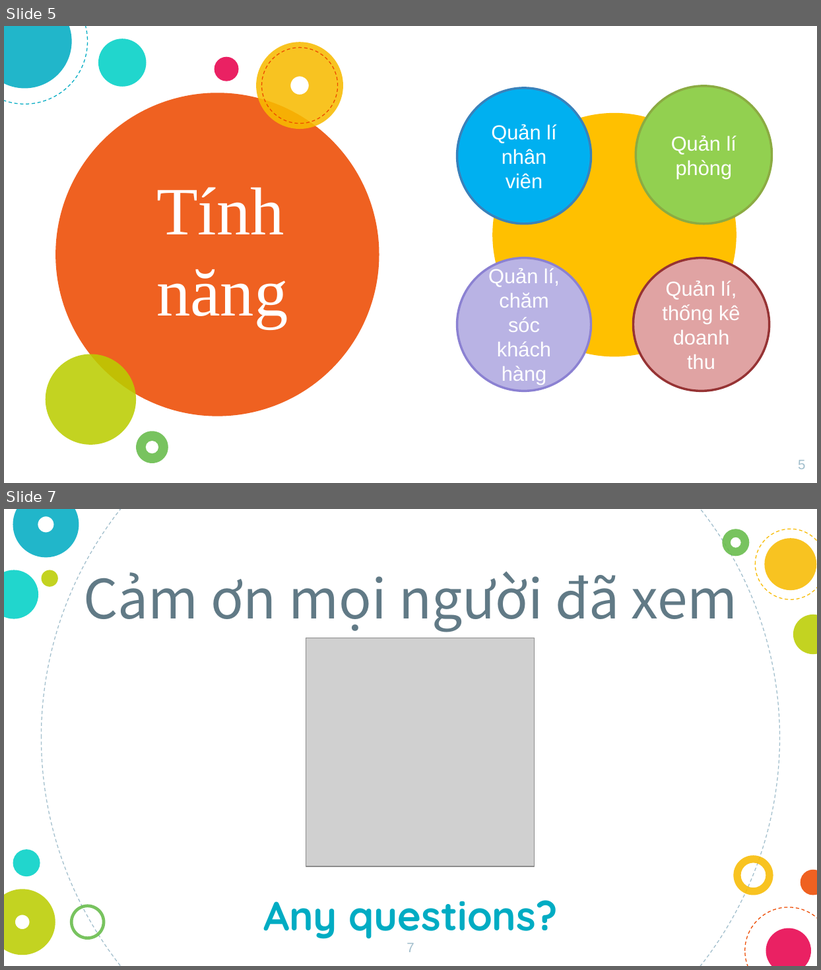
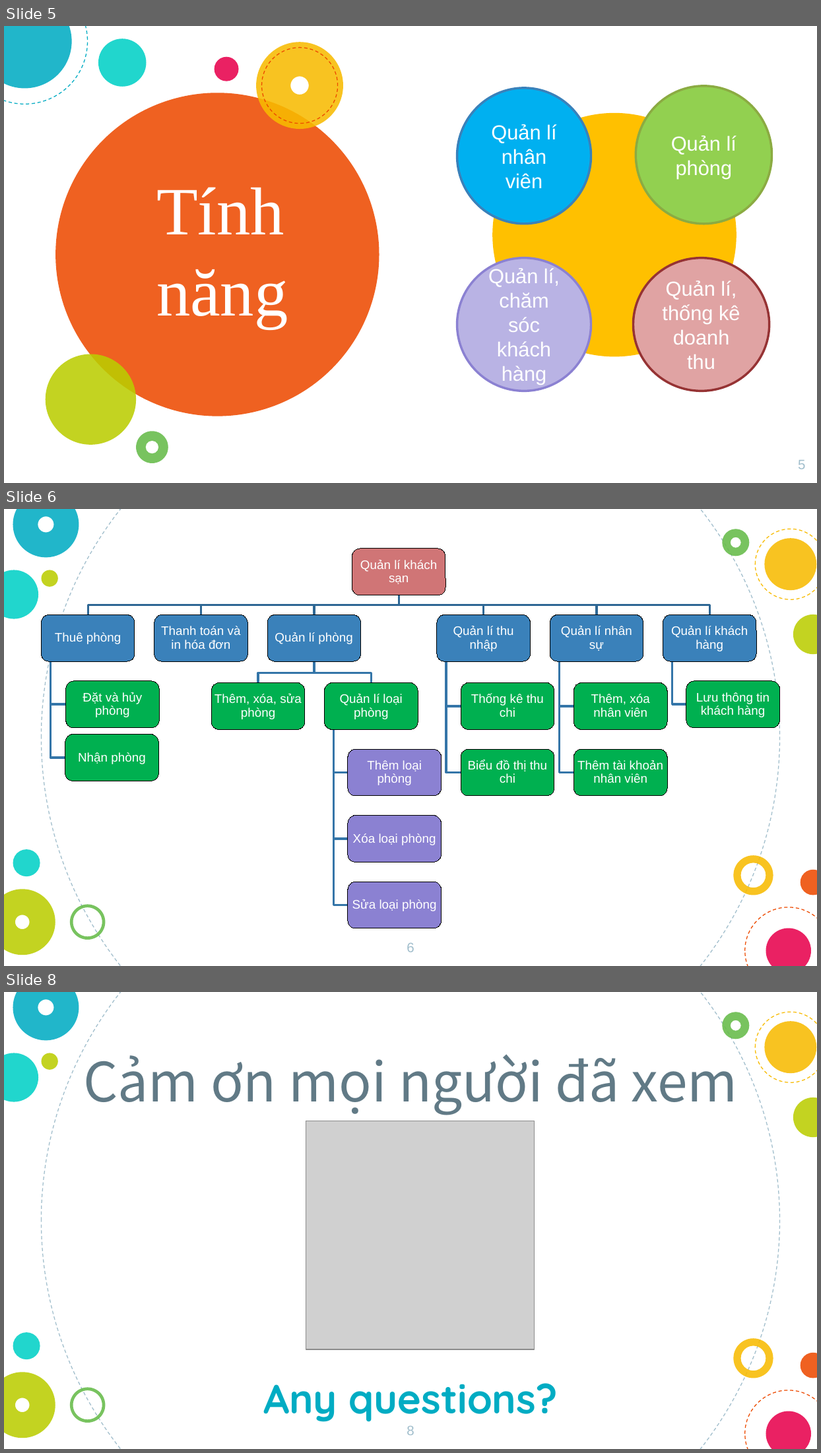
Before and after one commit to TruongGiaThach/Hotel-Managerment, a slide deck: HotelBookingManagement/DOCs/Slide-thuyet-trinh.pptx. Shown one above the other, each under a label of ours: slides 5 and 7 before the commit, slides 5, 6 and 8 after it; the slides between them are not shown. The pictures are 821x970 and 821x1453 pixels, drawn with LibreOffice and Linux fonts; fonts in the diff are those of the drawing; grey boxes stand for pictures. Boxes give left, top, right and bottom in pixels: in the first picture for what was removed or moved away, otherwise in the second. Text is boxed around its words. In the diff, an @@ line names an element or a change of style, - is before the commit and + after.

```diff
--- a/HotelBookingManagement/DOCs/Slide-thuyet-trinh.pptx
+++ b/HotelBookingManagement/DOCs/Slide-thuyet-trinh.pptx
@@ slide 6 added at bbox=[4, 509, 817, 966], background #FFFFFF; not listed: 15 template elements that a slide beside it also shows @@
@@ group added at bbox=[42, 549, 780, 929]: 19 rounded rectangles, 19 texts, 18 freeform shapes @@
+Quản lí khách sạn
+Thuê phòng
+Đặt và hủy phòng
+Nhận phòng
+Thanh toán và in hóa đơn
+Quản lí phòng
+Thêm, xóa, sửa phòng
+Quản lí loại phòng
+Thêm loại phòng
+Xóa loại phòng
+Sửa loại phòng
+Quản lí thu nhập
+Thống kê thu chi
+Biểu đồ thị thu chi
+Quản lí nhân sự
+Thêm, xóa nhân viên
+Thêm tài khoản nhân viên
+Quản lí khách hàng
+Lưu thông tin khách hàng
@@ page number added at bbox=[407, 943, 414, 953], 12 pt, text #A1BECC @@
+6
@@ what was slide 7 is now slide 8 @@
@@ page number at bbox=[407, 1426, 414, 1436]: text changed @@
-7
+8
```
Also in this commit, not shown: 1 slide changed.
